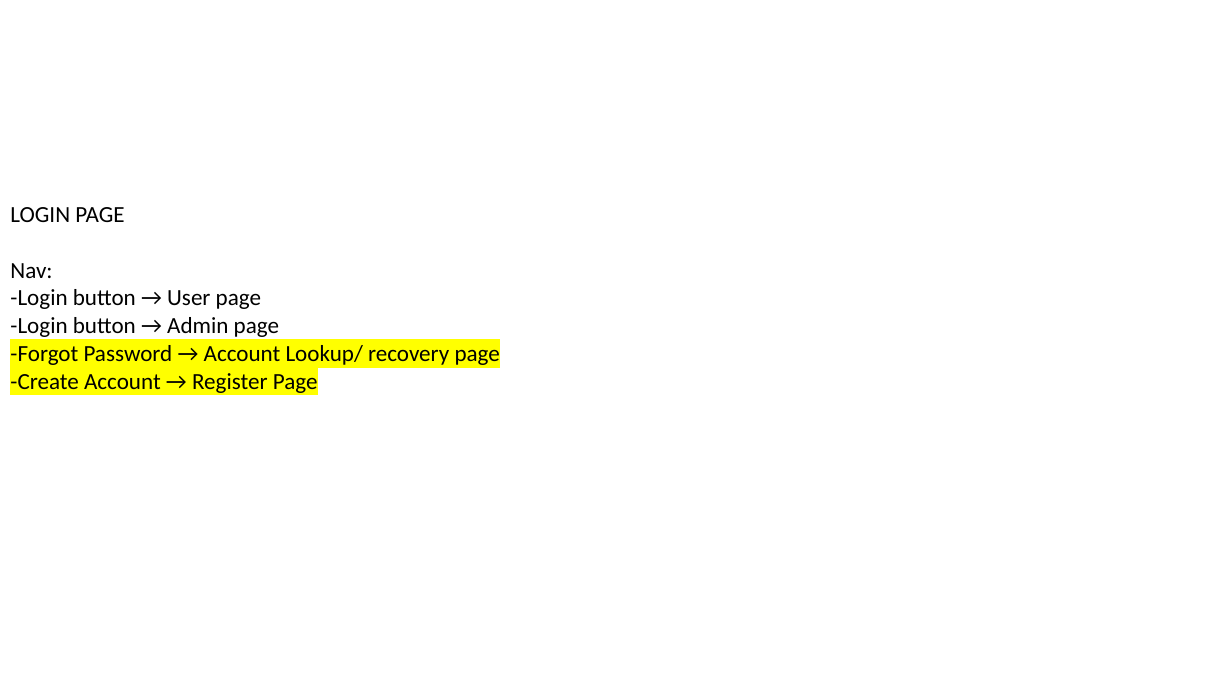
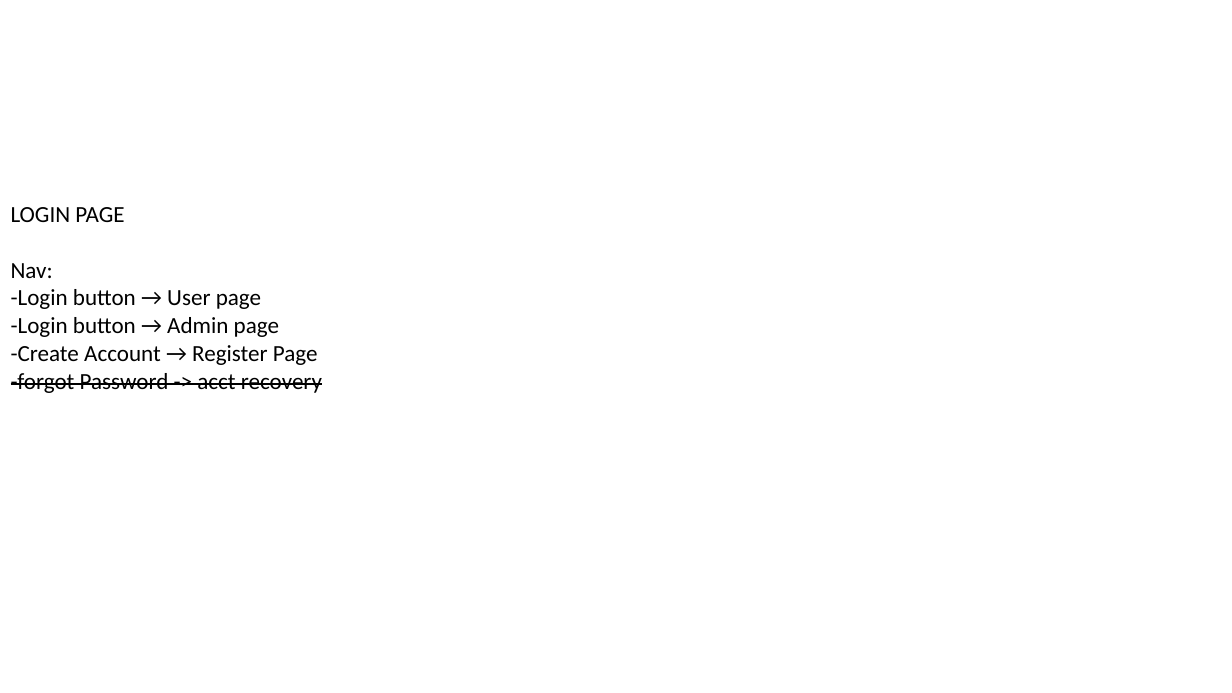
Before and after one commit to lifefromashes/bankApp, a slide deck: slide 2 of UnusedCode/Navigations.pptx. Drawn at 1232x693 pixels with LibreOffice and Linux fonts; fonts in the diff are those of the drawing; background and template pictures are left out. Boxes give left, top, right and bottom in pixels: in the first picture for what was removed or moved away, otherwise in the second. Text is boxed around its words. In the diff, an @@ line names an element or a change of style, - is before the commit and + after.

```diff
--- a/UnusedCode/Navigations.pptx
+++ b/UnusedCode/Navigations.pptx
@@ text at <box>10,345,500,365</box>: paragraph removed @@
--Forgot Password → Account Lookup/ recovery page
@@ text at <box>11,345,318,365</box>: highlight #FFFF00 to none in "-Create Account → Register Page" @@
@@ text at <box>11,373,322,393</box>: paragraph added @@
+-forgot Password -> acct recovery
```
Also in this commit, not shown: 1 other slide changed, 8 slides added, 7 slides removed.
